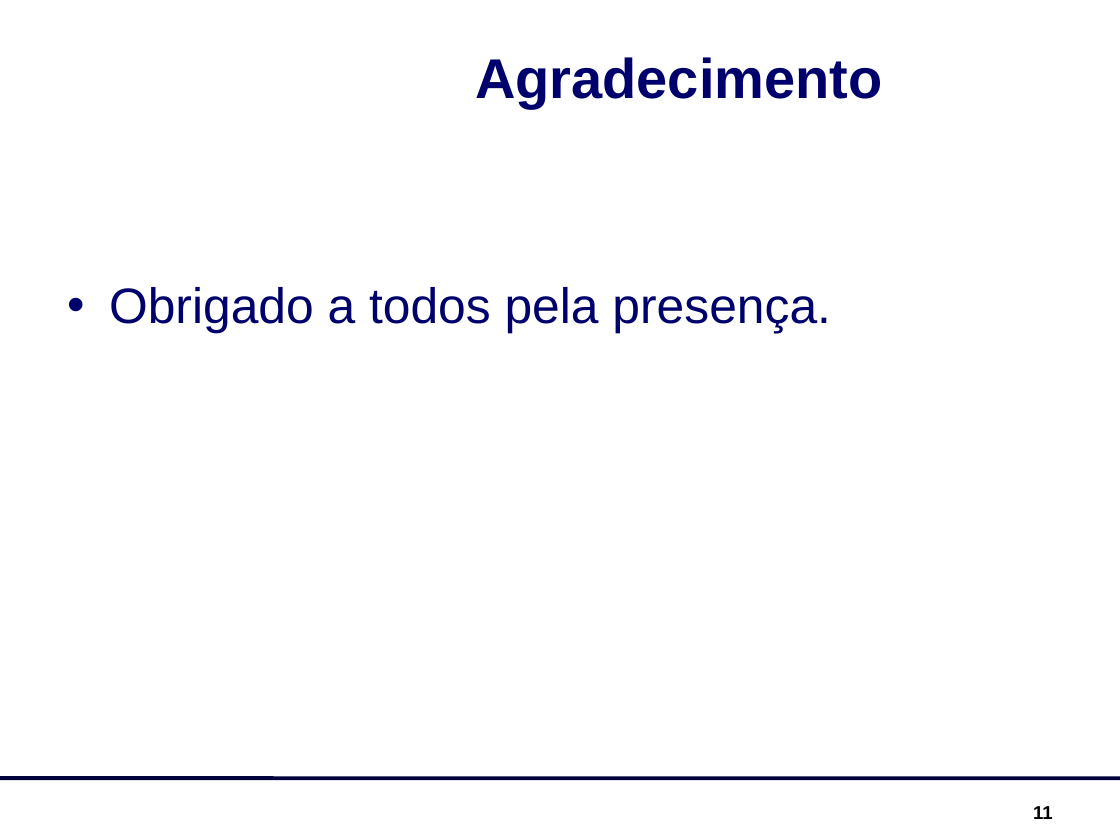
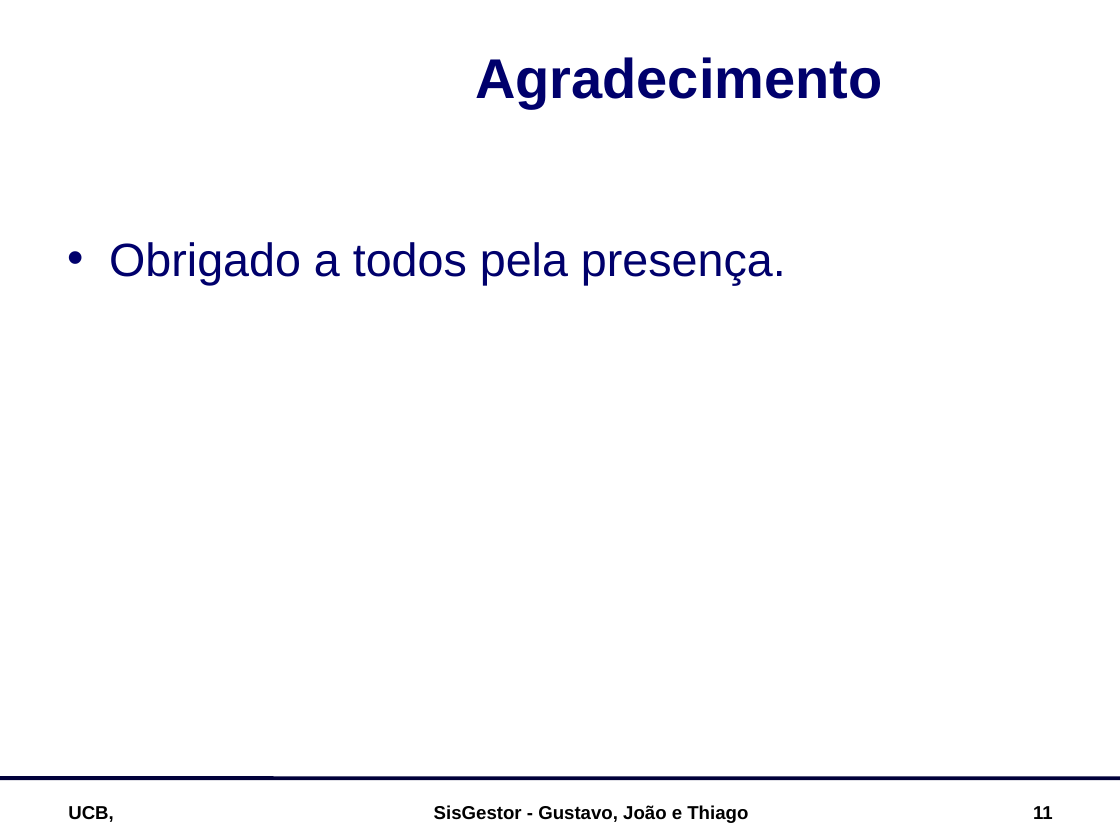
Before and after one commit to joaolce/sisgestor, a slide deck: slide 11 of documentacao/SisGestor_Apresentação.ppt. Drawn at 1120x840 pixels with LibreOffice and Linux fonts; fonts in the diff are those of the drawing; background and template pictures are left out. Boxes give left, top, right and bottom in pixels: in the first picture for what was removed or moved away, otherwise in the second. Text is boxed around its words. In the diff, an @@ line names an element or a change of style, - is before the commit and + after.

```diff
--- a/documentacao/SisGestor_Apresentação.ppt
+++ b/documentacao/SisGestor_Apresentação.ppt
@@ text "Obrigado a todos pela presença." at (x1=109, y1=242, x2=786, y2=285): size 32 to 30 pt; line spacing 1 to 1.5 @@
@@ text added at (x1=68, y1=806, x2=114, y2=822), 12 pt, text #000000, bold @@
+UCB,
@@ text added at (x1=434, y1=805, x2=748, y2=823), 12 pt, text #000000, bold @@
+SisGestor - Gustavo, João e Thiago
```
Also in this commit, not shown: 6 other slides changed, 3 slides added, 3 slides removed, 1 other file.
